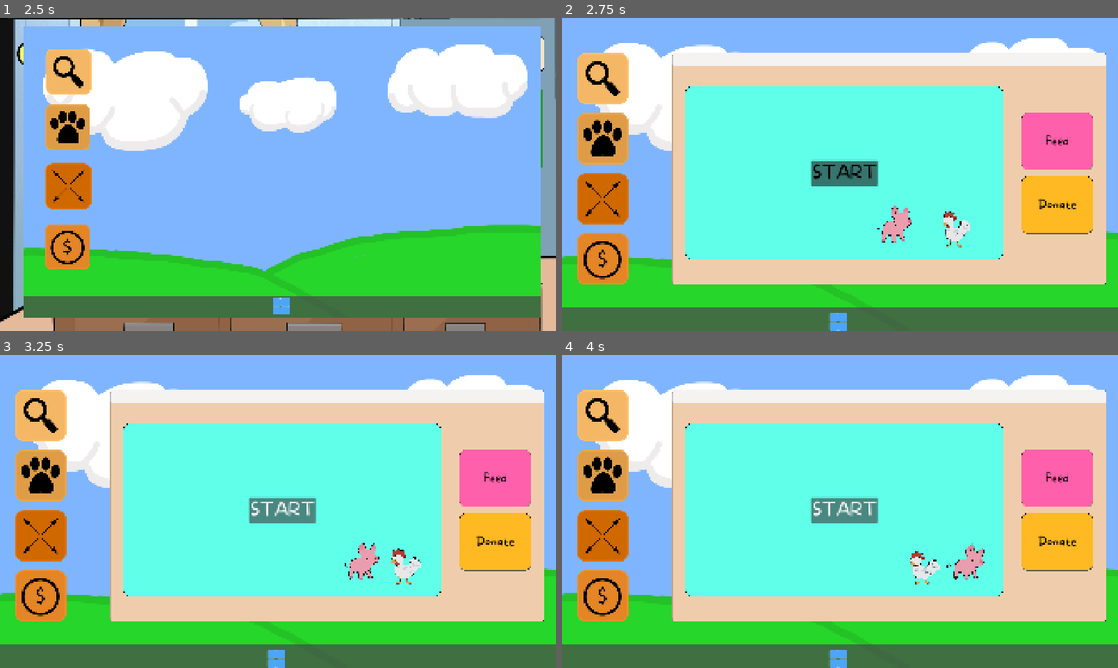
Above: before the commit, frames 1-4 (two rows, left to right).
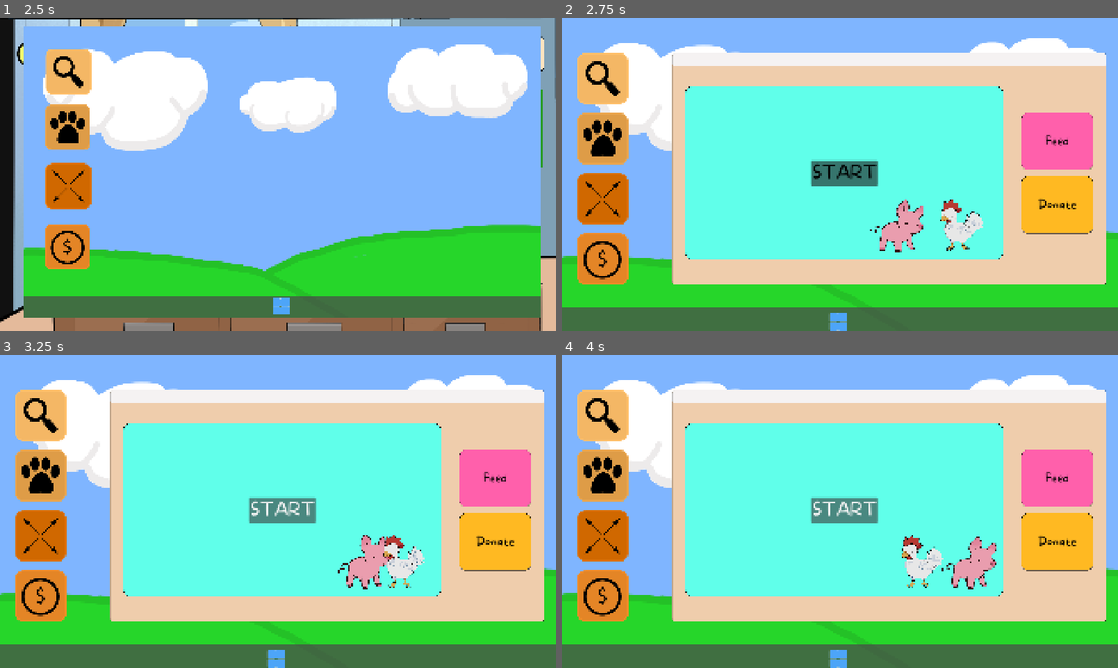
Above: after the commit, the same moments.

Repository: Gray-Alec58/gam-capstone
Game: Godot game, scene res://Scenes/start_screen.tscn
Same seed, same stepped clock (60 frames per second), same inputs: the game is played once before the commit and once after it.
Inputs:
- Up to frame 1 (2.5 s): click "START" at 0.5 s; click "MENU" at 1.25 s; click "SETTINGS" at 2 s
- Up to frame 2 (2.75 s): no input
- Up to frame 3 (3.25 s): click "START" at 2.75 s
- Up to frame 4 (4 s): click "START" at 3.5 s

Frame 1 is identical in both runs. In frame 2, 1.1% of the frame differs, in the area x 55-76%, y 58-75%; in frame 3, 1.1%; in frame 4, 1.1%, in the area x 61-79%, y 57-75%.

Commit message:
sprite fixes

Diff:
--- a/Scenes/computer_screen.tscn
+++ b/Scenes/computer_screen.tscn
@@ -151,23 +151,27 @@
 
 [sub_resource type="AtlasTexture" id="AtlasTexture_mkcdy"]
 atlas = ExtResource("50_x0hwp")
-region = Rect2(0, 0, 1435, 1093)
+region = Rect2(0, 0, 1501, 1501)
 
 [sub_resource type="AtlasTexture" id="AtlasTexture_vbord"]
 atlas = ExtResource("50_x0hwp")
-region = Rect2(1435, 0, 1435, 1093)
+region = Rect2(1501, 0, 1501, 1501)
 
 [sub_resource type="AtlasTexture" id="AtlasTexture_4gqgv"]
 atlas = ExtResource("50_x0hwp")
-region = Rect2(2870, 0, 1435, 1093)
+region = Rect2(3002, 0, 1501, 1501)
 
 [sub_resource type="AtlasTexture" id="AtlasTexture_m8ysh"]
 atlas = ExtResource("50_x0hwp")
-region = Rect2(0, 1093, 1435, 1093)
+region = Rect2(0, 1501, 1501, 1501)
 
 [sub_resource type="AtlasTexture" id="AtlasTexture_ordwh"]
 atlas = ExtResource("50_x0hwp")
-region = Rect2(1435, 1093, 1435, 1093)
+region = Rect2(1501, 1501, 1501, 1501)
+
+[sub_resource type="AtlasTexture" id="AtlasTexture_ynrv6"]
+atlas = ExtResource("50_x0hwp")
+region = Rect2(3002, 1501, 1501, 1501)
 
 [sub_resource type="SpriteFrames" id="SpriteFrames_ygkgy"]
 animations = [{
@@ -218,42 +222,38 @@
 }, {
 "duration": 1.0,
 "texture": SubResource("AtlasTexture_ordwh")
+}, {
+"duration": 1.0,
+"texture": SubResource("AtlasTexture_ynrv6")
 }],
 "loop": 1,
 "name": &"idle",
 "speed": 5.0
 }]
 
-[sub_resource type="AtlasTexture" id="AtlasTexture_ynrv6"]
-atlas = ExtResource("48_bjoxt")
-region = Rect2(0, 0, 2001, 2001)
-
 [sub_resource type="AtlasTexture" id="AtlasTexture_0nwis"]
 atlas = ExtResource("48_bjoxt")
-region = Rect2(2001, 0, 2001, 2001)
+region = Rect2(0, 0, 1501, 1501)
 
 [sub_resource type="AtlasTexture" id="AtlasTexture_hta31"]
 atlas = ExtResource("48_bjoxt")
-region = Rect2(4002, 0, 2001, 2001)
+region = Rect2(1501, 0, 1501, 1501)
 
 [sub_resource type="AtlasTexture" id="AtlasTexture_7dk7k"]
 atlas = ExtResource("48_bjoxt")
-region = Rect2(0, 2001, 2001, 2001)
+region = Rect2(3002, 0, 1501, 1501)
 
 [sub_resource type="AtlasTexture" id="AtlasTexture_m833q"]
 atlas = ExtResource("48_bjoxt")
-region = Rect2(2001, 2001, 2001, 2001)
+region = Rect2(0, 1501, 1501, 1501)
 
 [sub_resource type="AtlasTexture" id="AtlasTexture_12ia8"]
 atlas = ExtResource("48_bjoxt")
-region = Rect2(4002, 2001, 2001, 2001)
+region = Rect2(1501, 1501, 1501, 1501)
 
 [sub_resource type="SpriteFrames" id="SpriteFrames_n8b2h"]
 animations = [{
 "frames": [{
-"duration": 1.0,
-"texture": SubResource("AtlasTexture_ynrv6")
-}, {
 "duration": 1.0,
 "texture": SubResource("AtlasTexture_0nwis")
 }, {
@@ -1300,8 +1300,8 @@
 
 [node name="ChickenSprite" type="AnimatedSprite2D" parent="FullScreenContainer/FundraiseWindow/NinePatchRect/MarginContainer/LeftStreamContainer/LiveStreamWindow" unique_id=724612624]
 unique_name_in_owner = true
-position = Vector2(895, 478)
-scale = Vector2(0.08, 0.08)
+position = Vector2(907.49005, 475.50995)
+scale = Vector2(0.11926718, 0.12459697)
 sprite_frames = SubResource("SpriteFrames_n8b2h")
 animation = &"idle"
 script = ExtResource("49_ik20o")
Binary file changed: Art/PigAnims/PigIdleSpritesheet.png
Binary file changed: Art/chickenanims/chickenidle.png
